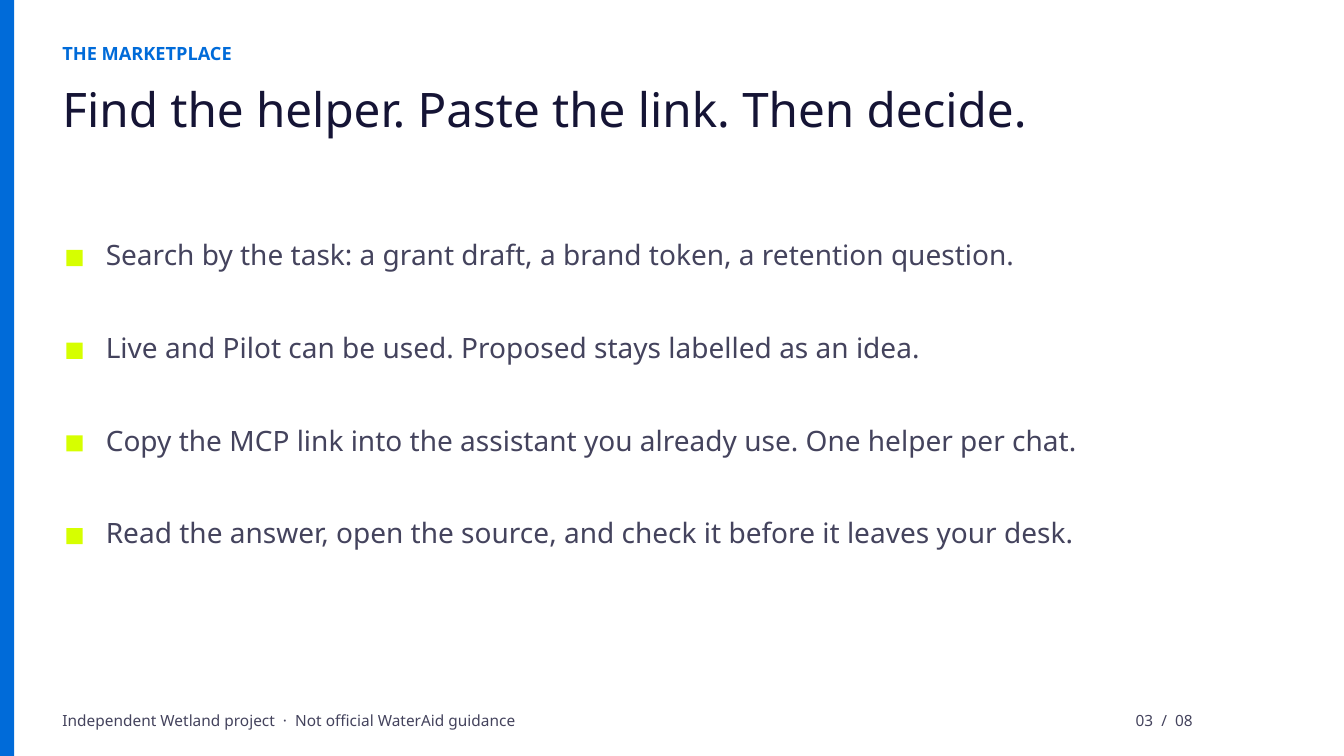
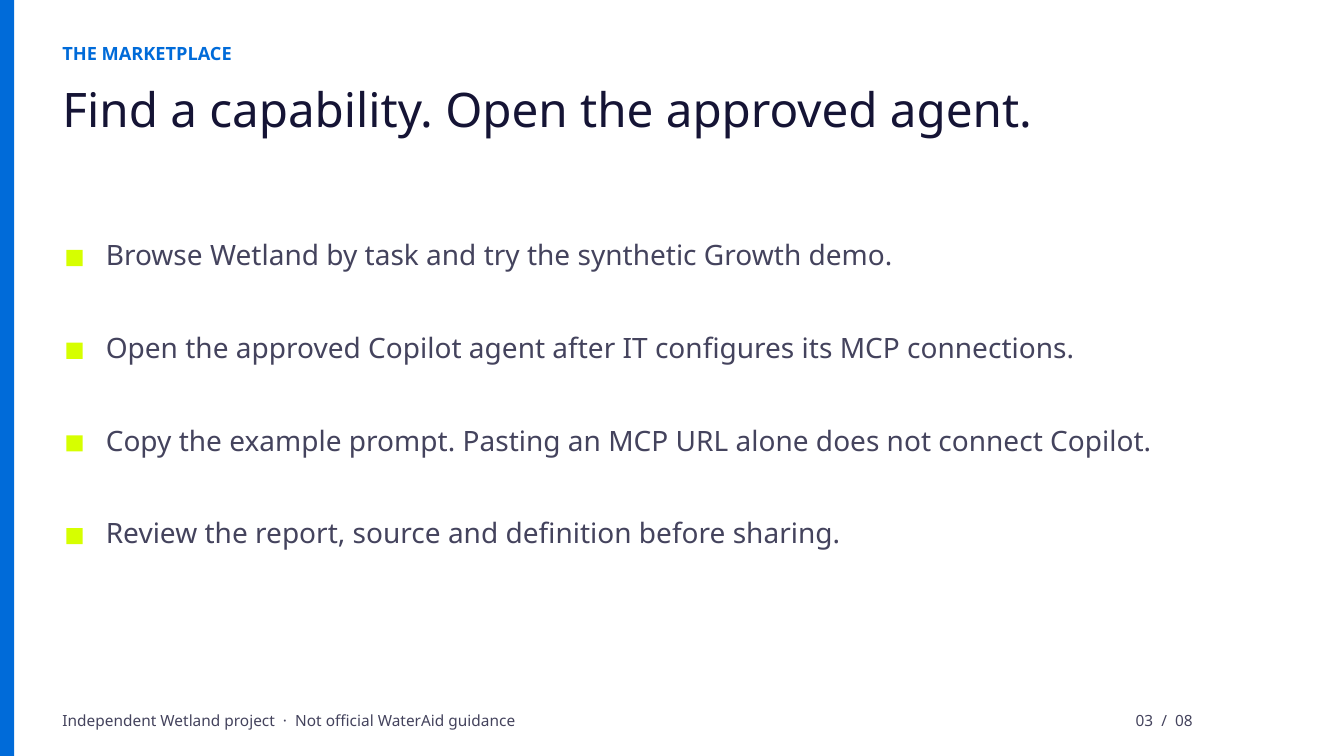
Before and after one commit to mohammedahmxd/Wetland, a slide deck: slide 3 of decks/wetland-mcp-marketplace.pptx. Drawn at 1344x756 pixels with LibreOffice and Linux fonts; fonts in the diff are those of the drawing. Boxes give left, top, right and bottom in pixels: in the first picture for what was removed or moved away, otherwise in the second. Text is boxed around its words. In the diff, an @@ line names an element or a change of style, - is before the commit and + after.

```diff
--- a/decks/wetland-mcp-marketplace.pptx
+++ b/decks/wetland-mcp-marketplace.pptx
@@ text at box(62, 90, 1032, 139): text changed @@
-Find the helper. Paste the link. Then decide.
+Find a capability. Open the approved agent.
@@ text at box(106, 243, 893, 272): text changed @@
-Search by the task: a grant draft, a brand token, a retention question.
+Browse Wetland by task and try the synthetic Growth demo.
@@ text at box(106, 336, 1074, 365): text changed @@
-Live and Pilot can be used. Proposed stays labelled as an idea.
+Open the approved Copilot agent after IT configures its MCP connections.
@@ text at box(106, 429, 1151, 458): text changed @@
-Copy the MCP link into the assistant you already use. One helper per chat.
+Copy the example prompt. Pasting an MCP URL alone does not connect Copilot.
@@ text at box(106, 521, 840, 550): text changed @@
-Read the answer, open the source, and check it before it leaves your desk.
+Review the report, source and definition before sharing.
```
Also in this commit, not shown: 4 other slides changed, 5 other files.
